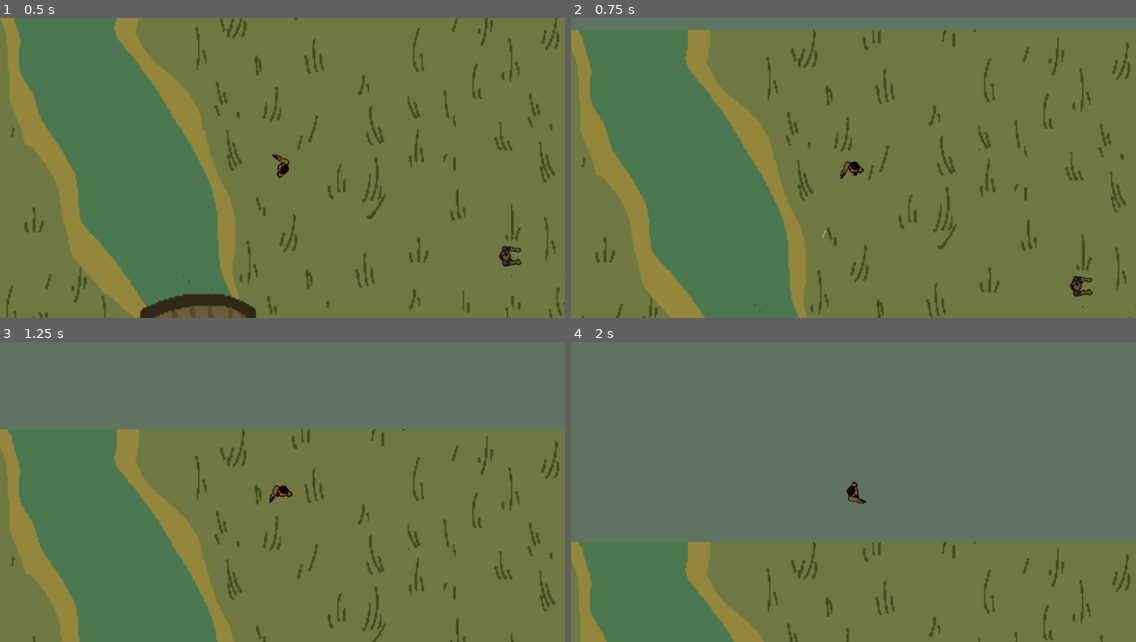
Above: before the commit, frames 1-4 (two rows, left to right).
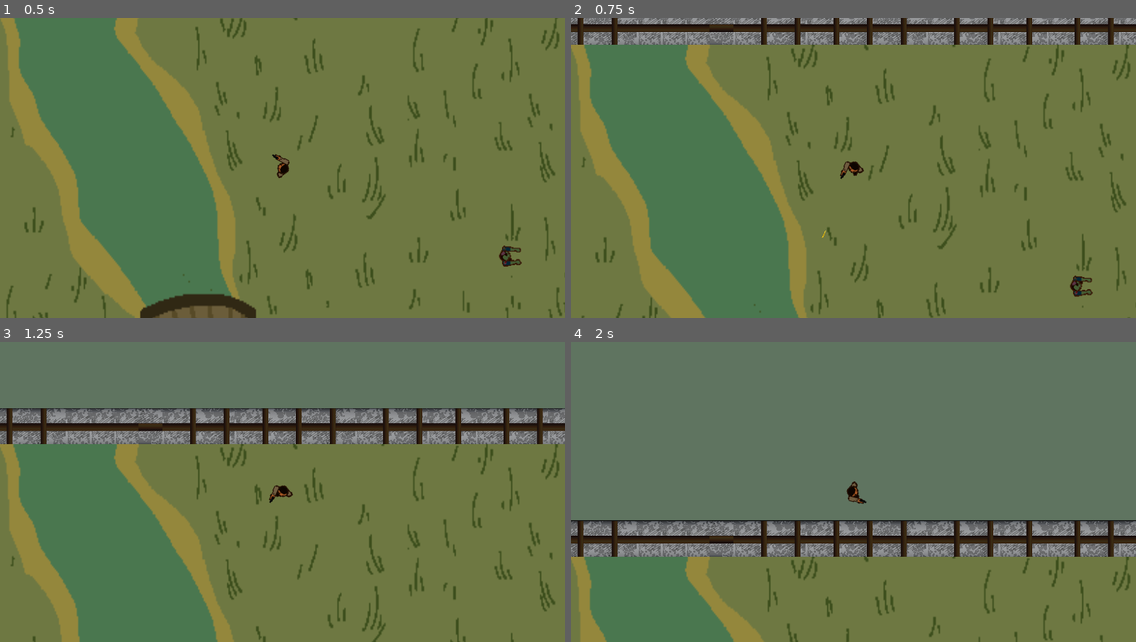
Above: after the commit, the same moments.

Repository: cleithem4/Final_Project
Game: Godot game, scene res://GameScene.tscn
The game is run twice, just before and just after one commit, with the same random seed, the same clock (stepped at 60 frames per second) and the same inputs.
Inputs (mouse positions are in pixels of both pictures, inside the frame that each line leads up to):
- Up to frame 1 (0.5 s): no input
- Up to frame 2 (0.75 s): tap Enter at 0.5 s; move the mouse to (825, 228) at 0.52 s; hold W (up) from 0.53 s (still down); tap Space (shoot) at 0.6 s
- Up to frame 3 (1.25 s): keep holding W (up)
- Up to frame 4 (2 s): keep holding W (up); move the mouse to (1023, 537) at 1.27 s; tap Space (shoot) at 1.35 s

Frame 1 is identical in both runs. In frame 2, 8.1% of the frame differs, in the area x 0-100%, y 0-9%; in frame 3, 10%; in frame 4, 10%, in the area x 0-100%, y 59-72%.

Commit message:
Update GameScene.tscn

Diff:
--- a/GameScene.tscn
+++ b/GameScene.tscn
@@ -1,8 +1,171 @@
-[gd_scene load_steps=4 format=2]
+[gd_scene load_steps=12 format=2]
 
 [ext_resource path="res://EnemyType1/EnemyType1.tscn" type="PackedScene" id=1]
 [ext_resource path="res://Player/Player.tscn" type="PackedScene" id=2]
 [ext_resource path="res://Assets/FloorAndMap/IMG_1830.PNG" type="Texture" id=3]
+[ext_resource path="res://Assets/craftpix-551899-free-zombie-tds-tilesets-buildings-and-furniture/Tiles/PNG/Walls/walls_0029_Layer-30.png" type="Texture" id=4]
+[ext_resource path="res://Assets/craftpix-551899-free-zombie-tds-tilesets-buildings-and-furniture/Tiles/PNG/Walls/walls_0028_Layer-29.png" type="Texture" id=5]
+[ext_resource path="res://Assets/craftpix-551899-free-zombie-tds-tilesets-buildings-and-furniture/Tiles/PNG/Walls/walls_0025_Layer-26.png" type="Texture" id=6]
+[ext_resource path="res://Assets/craftpix-551899-free-zombie-tds-tilesets-buildings-and-furniture/Tiles/PNG/Walls/walls_0021_Layer-22.png" type="Texture" id=7]
+[ext_resource path="res://Assets/craftpix-551899-free-zombie-tds-tilesets-buildings-and-furniture/Tiles/PNG/Walls/walls_0024_Layer-25.png" type="Texture" id=8]
+[ext_resource path="res://Assets/craftpix-551899-free-zombie-tds-tilesets-buildings-and-furniture/Tiles/PNG/Walls/walls_0026_Layer-27.png" type="Texture" id=9]
+[ext_resource path="res://Assets/craftpix-551899-free-zombie-tds-tilesets-buildings-and-furniture/Tiles/PNG/Walls/walls_0027_Layer-28.png" type="Texture" id=10]
+
+[sub_resource type="TileSet" id=1]
+0/name = "walls_0024_Layer-25.png 0"
+0/texture = ExtResource( 8 )
+0/tex_offset = Vector2( 0, 0 )
+0/modulate = Color( 1, 1, 1, 1 )
+0/region = Rect2( 0, 0, 96, 352 )
+0/tile_mode = 0
+0/occluder_offset = Vector2( 0, 0 )
+0/navigation_offset = Vector2( 0, 0 )
+0/shape_offset = Vector2( 0, 0 )
+0/shape_transform = Transform2D( 1, 0, 0, 1, 0, 0 )
+0/shape_one_way = false
+0/shape_one_way_margin = 0.0
+0/shapes = [  ]
+0/z_index = 0
+1/name = "walls_0024_Layer-25.png 1"
+1/texture = ExtResource( 8 )
+1/tex_offset = Vector2( 0, 0 )
+1/modulate = Color( 1, 1, 1, 1 )
+1/region = Rect2( 96, 256, 256, 96 )
+1/tile_mode = 0
+1/occluder_offset = Vector2( 0, 0 )
+1/navigation_offset = Vector2( 0, 0 )
+1/shape_offset = Vector2( 0, 0 )
+1/shape_transform = Transform2D( 1, 0, 0, 1, 0, 0 )
+1/shape_one_way = false
+1/shape_one_way_margin = 0.0
+1/shapes = [  ]
+1/z_index = 0
+2/name = "walls_0025_Layer-26.png 2"
+2/texture = ExtResource( 6 )
+2/tex_offset = Vector2( 0, 0 )
+2/modulate = Color( 1, 1, 1, 1 )
+2/region = Rect2( 0, 0, 352, 96 )
+2/tile_mode = 0
+2/occluder_offset = Vector2( 0, 0 )
+2/navigation_offset = Vector2( 0, 0 )
+2/shape_offset = Vector2( 0, 0 )
+2/shape_transform = Transform2D( 1, 0, 0, 1, 0, 0 )
+2/shape_one_way = false
+2/shape_one_way_margin = 0.0
+2/shapes = [  ]
+2/z_index = 0
+3/name = "walls_0026_Layer-27.png 3"
+3/texture = ExtResource( 9 )
+3/tex_offset = Vector2( 0, 0 )
+3/modulate = Color( 1, 1, 1, 1 )
+3/region = Rect2( 0, 0, 352, 96 )
+3/tile_mode = 0
+3/occluder_offset = Vector2( 0, 0 )
+3/navigation_offset = Vector2( 0, 0 )
+3/shape_offset = Vector2( 0, 0 )
+3/shape_transform = Transform2D( 1, 0, 0, 1, 0, 0 )
+3/shape_one_way = false
+3/shape_one_way_margin = 0.0
+3/shapes = [  ]
+3/z_index = 0
+4/name = "walls_0027_Layer-28.png 4"
+4/texture = ExtResource( 10 )
+4/tex_offset = Vector2( 0, 0 )
+4/modulate = Color( 1, 1, 1, 1 )
+4/region = Rect2( 0, 0, 352, 96 )
+4/tile_mode = 0
+4/occluder_offset = Vector2( 0, 0 )
+4/navigation_offset = Vector2( 0, 0 )
+4/shape_offset = Vector2( 0, 0 )
+4/shape_transform = Transform2D( 1, 0, 0, 1, 0, 0 )
+4/shape_one_way = false
+4/shape_one_way_margin = 0.0
+4/shapes = [  ]
+4/z_index = 0
+5/name = "walls_0027_Layer-28.png 5"
+5/texture = ExtResource( 10 )
+5/tex_offset = Vector2( 0, 0 )
+5/modulate = Color( 1, 1, 1, 1 )
+5/region = Rect2( 256, 96, 96, 256 )
+5/tile_mode = 0
+5/occluder_offset = Vector2( 0, 0 )
+5/navigation_offset = Vector2( 0, 0 )
+5/shape_offset = Vector2( 0, 0 )
+5/shape_transform = Transform2D( 1, 0, 0, 1, 0, 0 )
+5/shape_one_way = false
+5/shape_one_way_margin = 0.0
+5/shapes = [  ]
+5/z_index = 0
+6/name = "walls_0028_Layer-29.png 6"
+6/texture = ExtResource( 5 )
+6/tex_offset = Vector2( 0, 0 )
+6/modulate = Color( 1, 1, 1, 1 )
+6/region = Rect2( 0, 0, 96, 352 )
+6/tile_mode = 0
+6/occluder_offset = Vector2( 0, 0 )
+6/navigation_offset = Vector2( 0, 0 )
+6/shape_offset = Vector2( 0, 0 )
+6/shape_transform = Transform2D( 1, 0, 0, 1, 0, 0 )
+6/shape_one_way = false
+6/shape_one_way_margin = 0.0
+6/shapes = [  ]
+6/z_index = 0
+7/name = "walls_0029_Layer-30.png 7"
+7/texture = ExtResource( 4 )
+7/tex_offset = Vector2( 0, 0 )
+7/modulate = Color( 1, 1, 1, 1 )
+7/region = Rect2( 256, 0, 96, 352 )
+7/tile_mode = 0
+7/occluder_offset = Vector2( 0, 0 )
+7/navigation_offset = Vector2( 0, 0 )
+7/shape_offset = Vector2( 0, 0 )
+7/shape_transform = Transform2D( 1, 0, 0, 1, 0, 0 )
+7/shape_one_way = false
+7/shape_one_way_margin = 0.0
+7/shapes = [  ]
+7/z_index = 0
+8/name = "walls_0029_Layer-30.png 8"
+8/texture = ExtResource( 4 )
+8/tex_offset = Vector2( 0, 0 )
+8/modulate = Color( 1, 1, 1, 1 )
+8/region = Rect2( 0, 256, 256, 96 )
+8/tile_mode = 0
+8/occluder_offset = Vector2( 0, 0 )
+8/navigation_offset = Vector2( 0, 0 )
+8/shape_offset = Vector2( 0, 0 )
+8/shape_transform = Transform2D( 1, 0, 0, 1, 0, 0 )
+8/shape_one_way = false
+8/shape_one_way_margin = 0.0
+8/shapes = [  ]
+8/z_index = 0
+9/name = "walls_0021_Layer-22.png 9"
+9/texture = ExtResource( 7 )
+9/tex_offset = Vector2( 0, 0 )
+9/modulate = Color( 1, 1, 1, 1 )
+9/region = Rect2( 0, 0, 96, 352 )
+9/tile_mode = 0
+9/occluder_offset = Vector2( 0, 0 )
+9/navigation_offset = Vector2( 0, 0 )
+9/shape_offset = Vector2( 0, 0 )
+9/shape_transform = Transform2D( 1, 0, 0, 1, 0, 0 )
+9/shape_one_way = false
+9/shape_one_way_margin = 0.0
+9/shapes = [  ]
+9/z_index = 0
+10/name = "walls_0021_Layer-22.png 10"
+10/texture = ExtResource( 7 )
+10/tex_offset = Vector2( 0, 0 )
+10/modulate = Color( 1, 1, 1, 1 )
+10/region = Rect2( 96, 0, 256, 96 )
+10/tile_mode = 0
+10/occluder_offset = Vector2( 0, 0 )
+10/navigation_offset = Vector2( 0, 0 )
+10/shape_offset = Vector2( 0, 0 )
+10/shape_transform = Transform2D( 1, 0, 0, 1, 0, 0 )
+10/shape_one_way = false
+10/shape_one_way_margin = 0.0
+10/shapes = [  ]
+10/z_index = 0
 
 [node name="GameScene" type="Node2D"]
 
@@ -18,6 +181,11 @@
 scale = Vector2( 3.65947, 4.45477 )
 texture = ExtResource( 3 )
 
+[node name="TileMap" type="TileMap" parent="."]
+tile_set = SubResource( 1 )
+format = 1
+tile_data = PoolIntArray( -131073, 10, 0, -196605, 3, 0, -196602, 3, 0, -196599, 3, 0, -196596, 3, 0, -196591, 3, 0, -196590, 3, 0, -196589, 3, 0, -196588, 10, 0, -196587, 3, 0, -196584, 3, 0, -196579, 3, 0, -196576, 3, 0, -196574, 3, 0, -196571, 3, 0, -196569, 3, 0, -196566, 3, 0, -196563, 3, 0, -196560, 3, 0, -196558, 10, 0, -196557, 10, 0, -196556, 10, 0, -196553, 3, 0, -196548, 4, 0, -131008, 5, 0, 65600, 5, 0, 196672, 5, 0, 393280, 5, 0, 524352, 5, 0, 720960, 5, 0, 852032, 5, 0, 1048640, 5, 0, 1245248, 5, 0, 1441856, 5, 0, 1704000, 5, 0, 1900608, 5, 0, 2031680, 5, 0, 2162752, 5, 0, 2424896, 7, 0 )
+
 [node name="Player" parent="." instance=ExtResource( 2 )]
 position = Vector2( 1663, 312 )
 scale = Vector2( 2, 2 )
